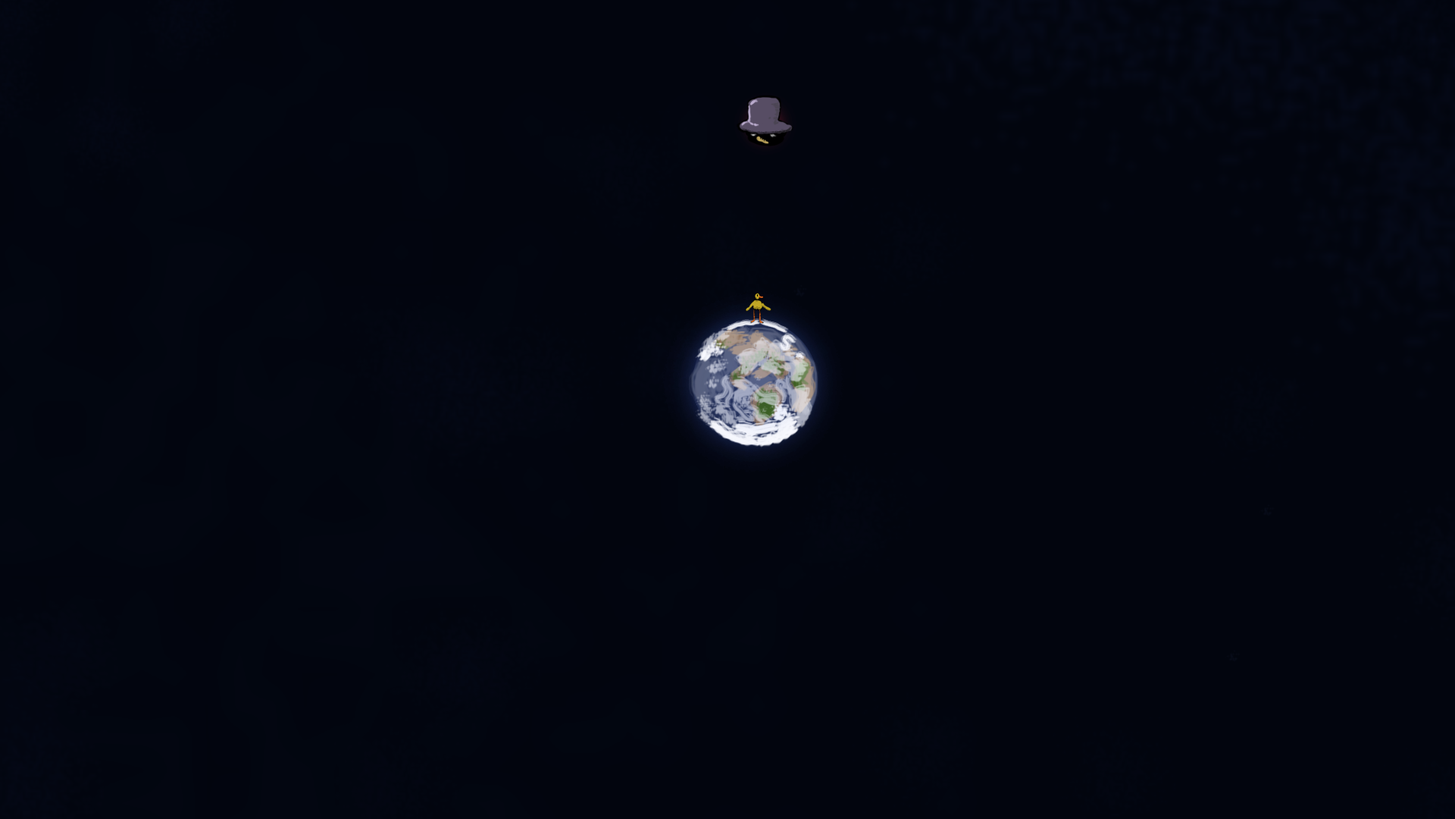
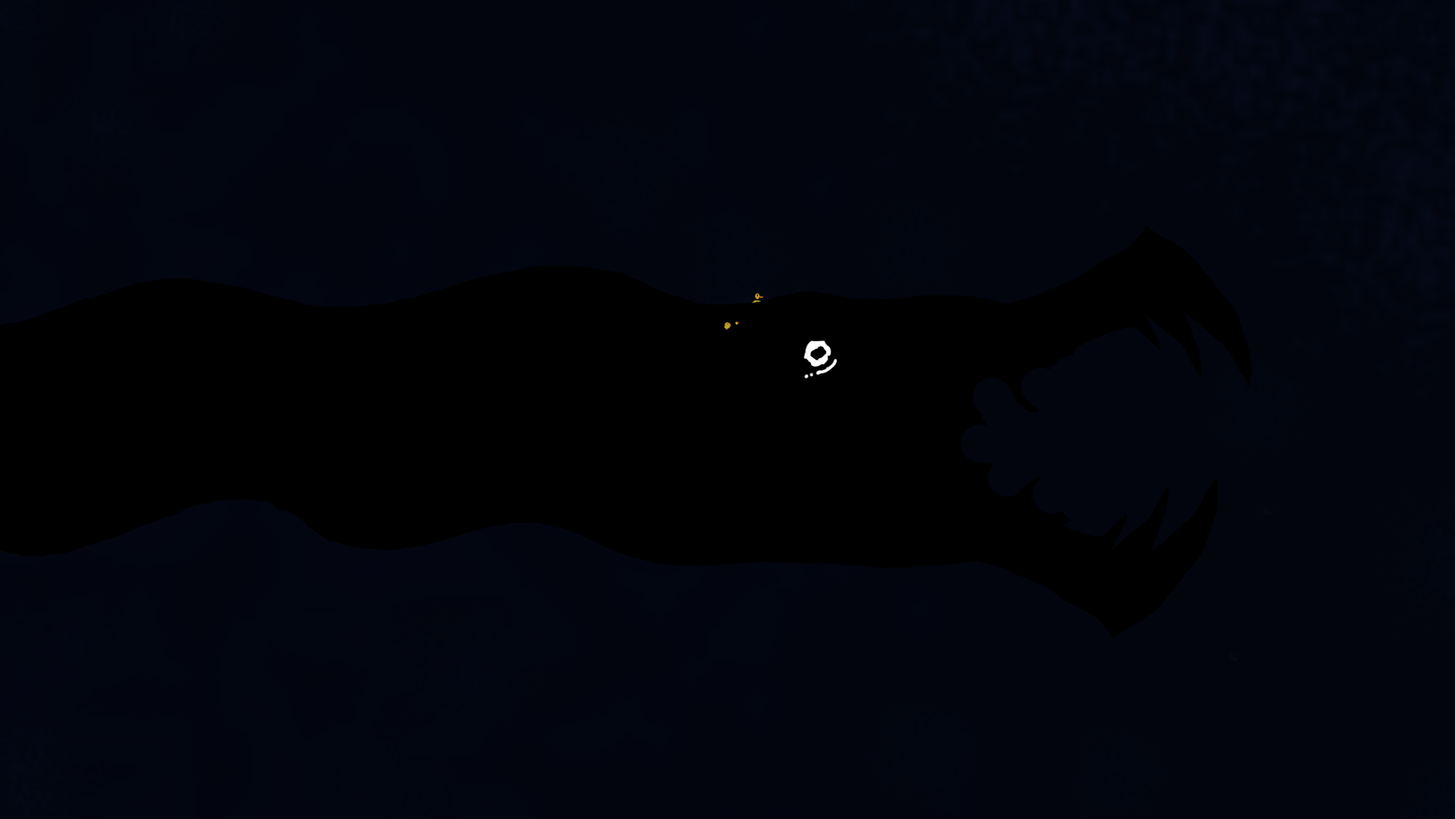
Layered file, before and after one edit (1455x819). Changes by layer:
showed group "HELPER" (9 layers) over (723, 320, 740, 330)
added group "Chicken" with 2 layers in group "HELPER" over (723, 320, 733, 330)
added layer "ChickenSp" in group "Chicken" over (723, 321, 733, 330)
added layer "ChickenSi" in group "Chicken" over (723, 320, 732, 330)
added group "WorldEater" with 4 layers in group "ENM" over (0, 225, 1253, 638)
added layer "WESp" in group "WorldEater" over (803, 339, 838, 379)
added layer "WESi2 Kopie" in group "WorldEater" over (1002, 225, 1253, 386)
added layer "WESi2" in group "WorldEater" over (969, 477, 1219, 638)
added layer "WESi1" in group "WorldEater" over (0, 264, 1088, 569)
hid group "Alien" (5 layers) over (736, 94, 794, 152)
